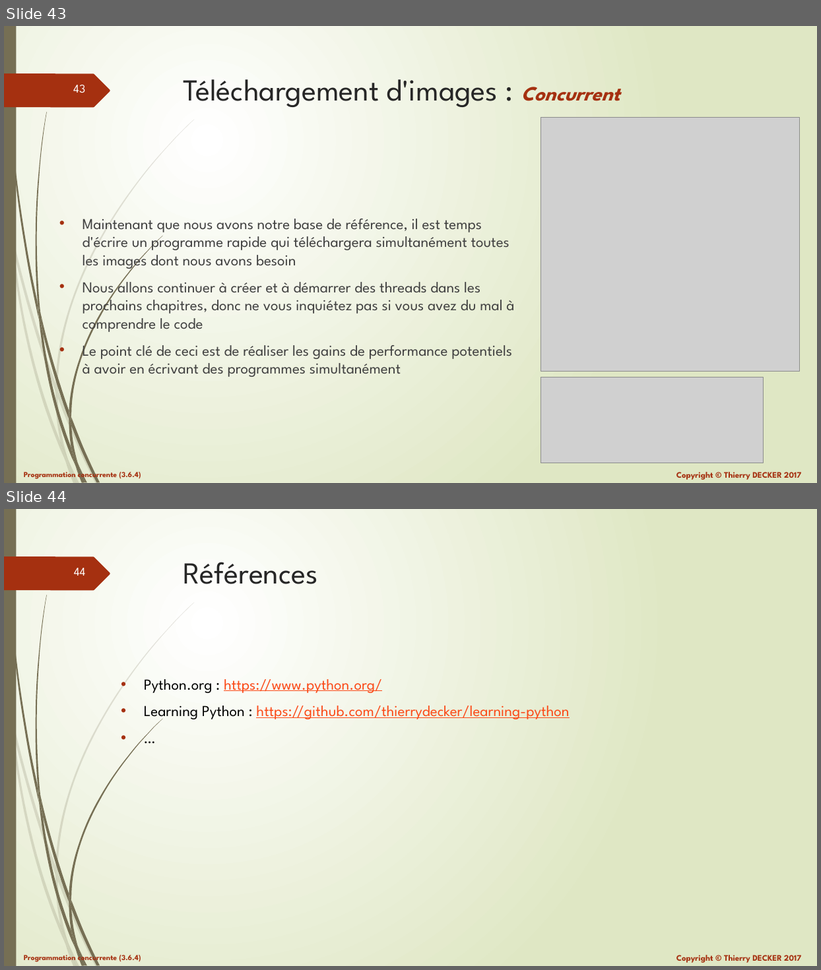
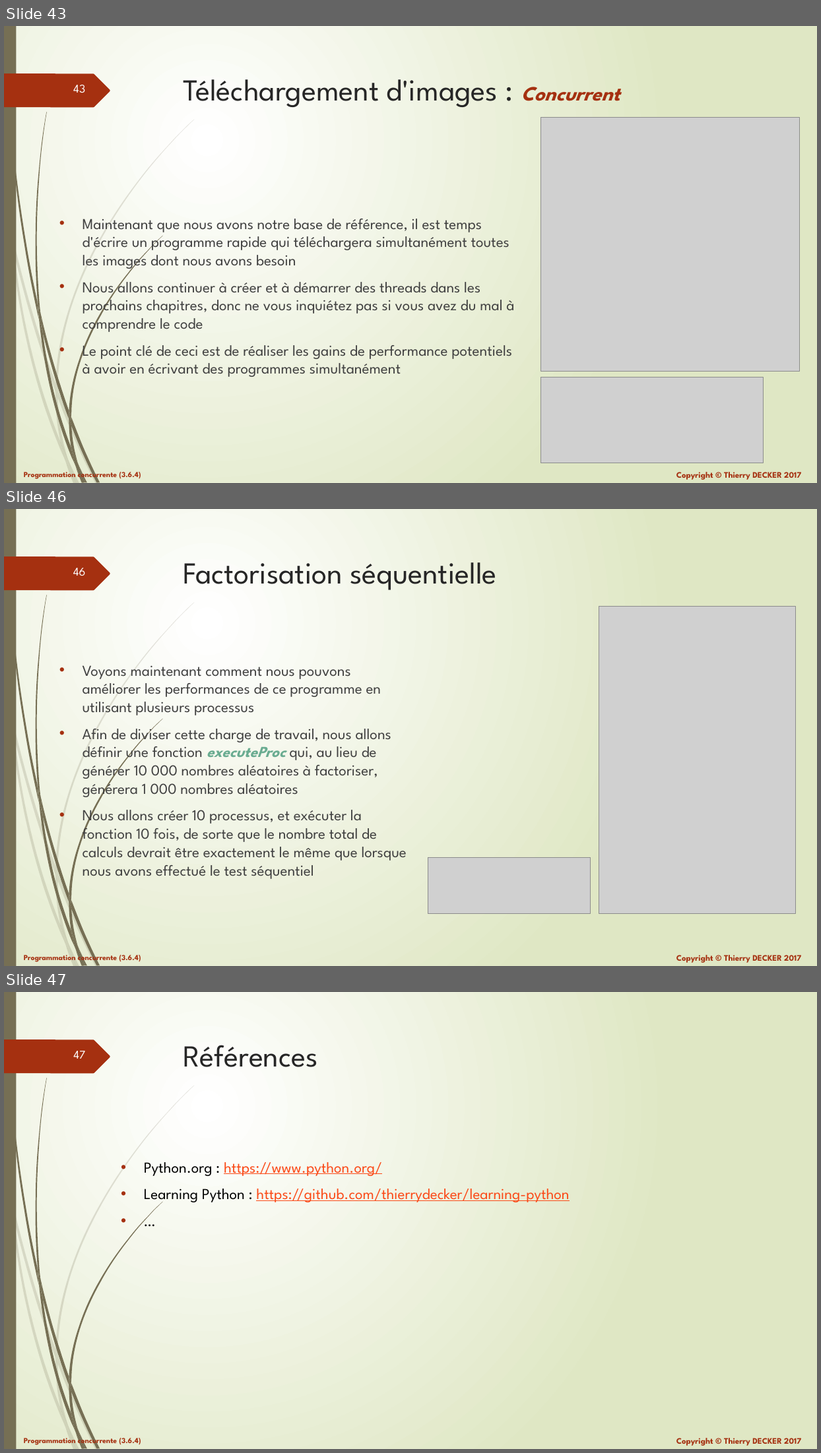
Before and after one commit to VikmanTheRacoon/learning-python, a slide deck: documentations/python-103.pptx. Shown one above the other, each under a label of ours: slides 43 and 44 before the commit, slides 43, 46 and 47 after it; the slides between them are not shown. The pictures are 821x970 and 821x1453 pixels, drawn with LibreOffice and Linux fonts; fonts in the diff are those of the drawing; grey boxes stand for pictures. Boxes give left, top, right and bottom in pixels: in the first picture for what was removed or moved away, otherwise in the second. Text is boxed around its words. In the diff, an @@ line names an element or a change of style, - is before the commit and + after.

```diff
--- a/documentations/python-103.pptx
+++ b/documentations/python-103.pptx
@@ slide 46 added at <box>4,509,817,966</box>, background gradient #FFFFFF to #DFE8C4; not listed: 27 template elements that a slide beside it also shows @@
@@ title added at <box>183,562,497,590</box>, 36 pt, text #262626 @@
+Factorisation séquentielle
@@ picture added at <box>599,607,796,914</box> @@
@@ text added at <box>83,665,407,879</box>, 18 pt, text #404040 @@
+• Voyons maintenant comment nous pouvons améliorer les performances de ce programme en utilisant plusieurs processus
+• Afin de diviser cette charge de travail, nous allons définir une fonction executeProc qui, au lieu de générer 10 000 nombres aléatoires à factoriser, générera 1 000 nombres aléatoires
+• Nous allons créer 10 processus, et exécuter la fonction 10 fois, de sorte que le nombre total de calculs devrait être exactement le même que lorsque nous avons effectué le test séquentiel
@@ picture added at <box>428,858,591,914</box> @@
@@ what was slide 44 is now slide 47 @@
@@ page number at <box>73,1051,85,1059</box>: text changed @@
-44
+47
```
Also in this commit, not shown: 2 other slides added, 1 other file.
